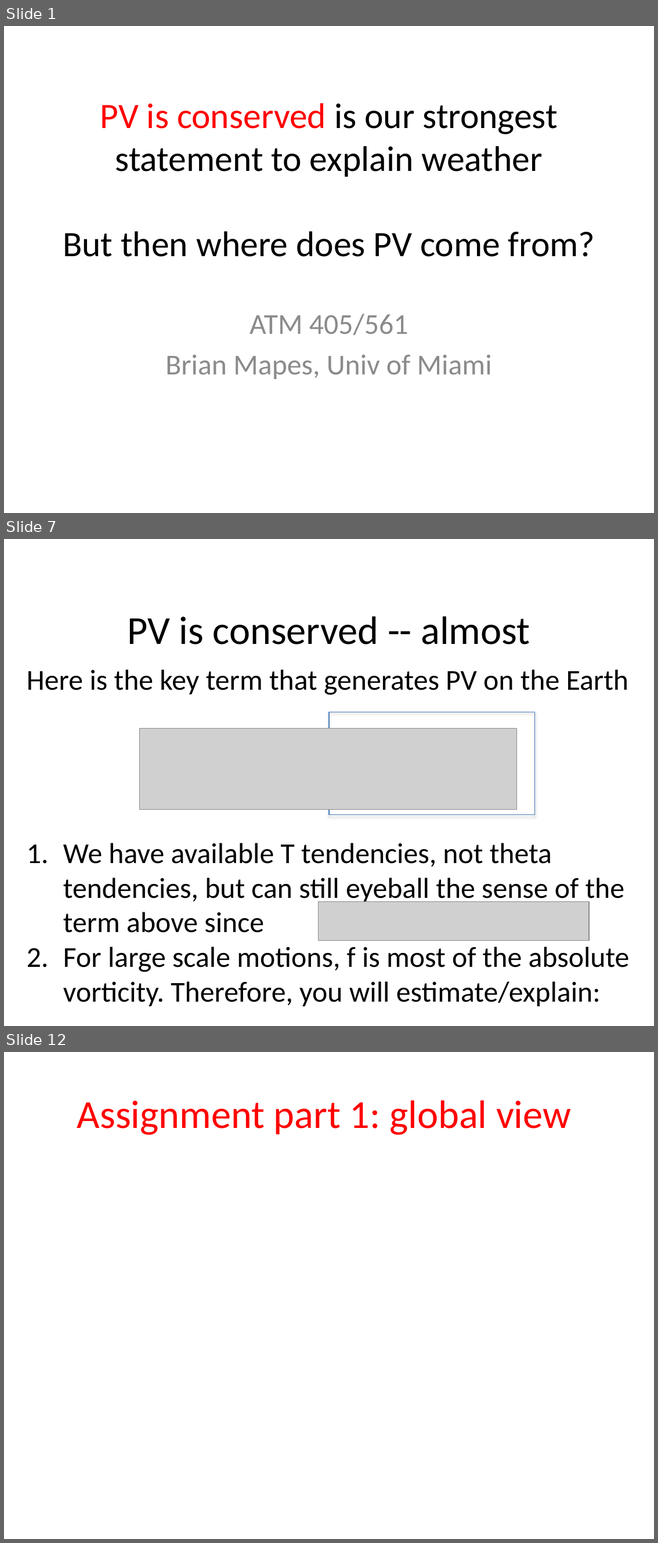
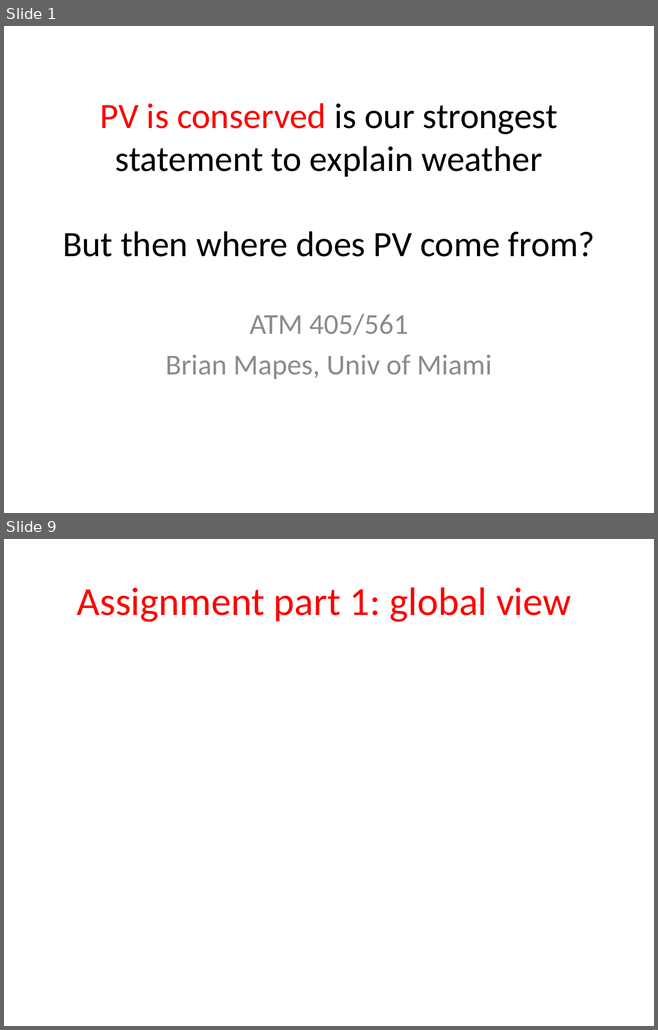
Before and after one commit to weiming9115/ATM651_IntroAtmDynamics, a slide deck: Unit2-WHch7/PV_budget_heatingrates_spinupconcept.pptx. Shown one above the other, each under a label of ours: slides 1, 7 and 12 before the commit, slides 1 and 9 after it; the slides between them are not shown. The pictures are 658x1543 and 658x1030 pixels, drawn with LibreOffice and Linux fonts; fonts in the diff are those of the drawing; grey boxes stand for pictures. Boxes give left, top, right and bottom in pixels: in the first picture for what was removed or moved away, otherwise in the second. Text is boxed around its words. In the diff, an @@ line names an element or a change of style, - is before the commit and + after.

```diff
--- a/Unit2-WHch7/PV_budget_heatingrates_spinupconcept.pptx
+++ b/Unit2-WHch7/PV_budget_heatingrates_spinupconcept.pptx
@@ slide 7 removed at bbox=[4, 539, 654, 1026], background #FFFFFF @@
@@ title removed at bbox=[127, 616, 529, 645] @@
-PV is conserved -- almost
@@ text removed at bbox=[27, 669, 629, 1006] @@
-Here is the key term that generates PV on the Earth
-1. We have available T tendencies, not theta tendencies, but can still eyeball the sense of the term above since
-2. For large scale motions, f is most of the absolute vorticity. Therefore, you will estimate/explain:
@@ rectangle removed at bbox=[329, 712, 535, 815] @@
@@ picture removed at bbox=[139, 729, 517, 810] @@
@@ picture removed at bbox=[318, 901, 589, 940] @@
@@ what was slide 12 is now slide 9 @@
```
Also in this commit, not shown: 10 slides changed, 9 slides added, 3 other slides removed.
